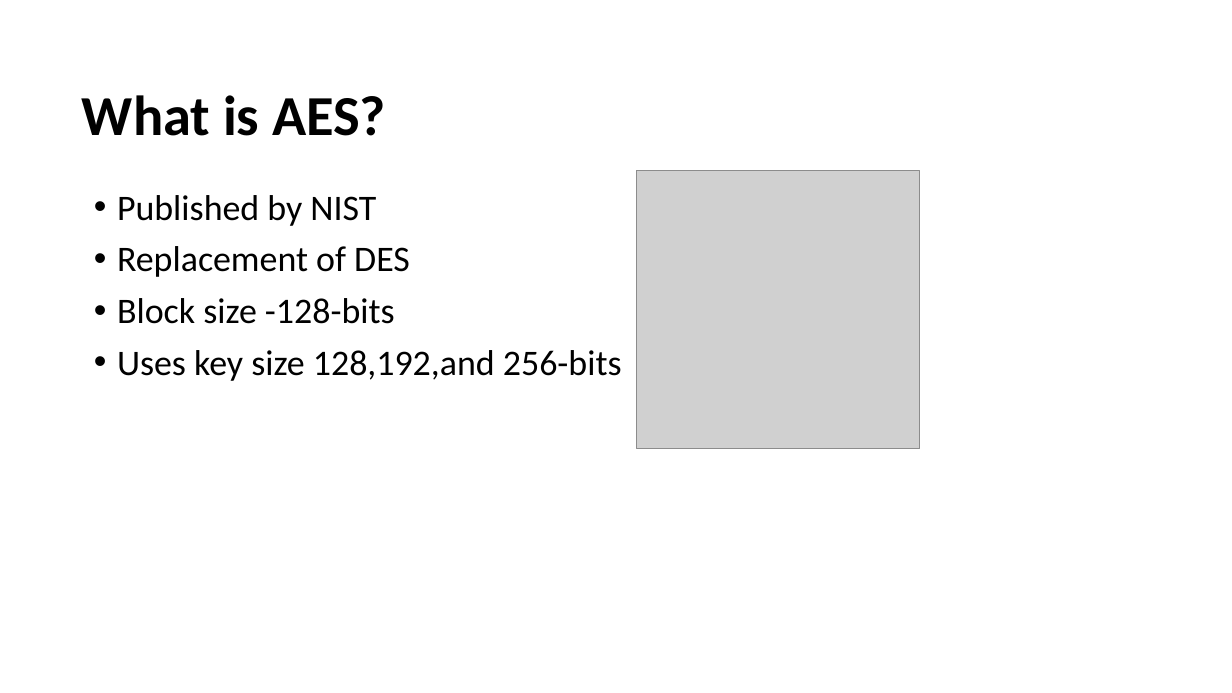
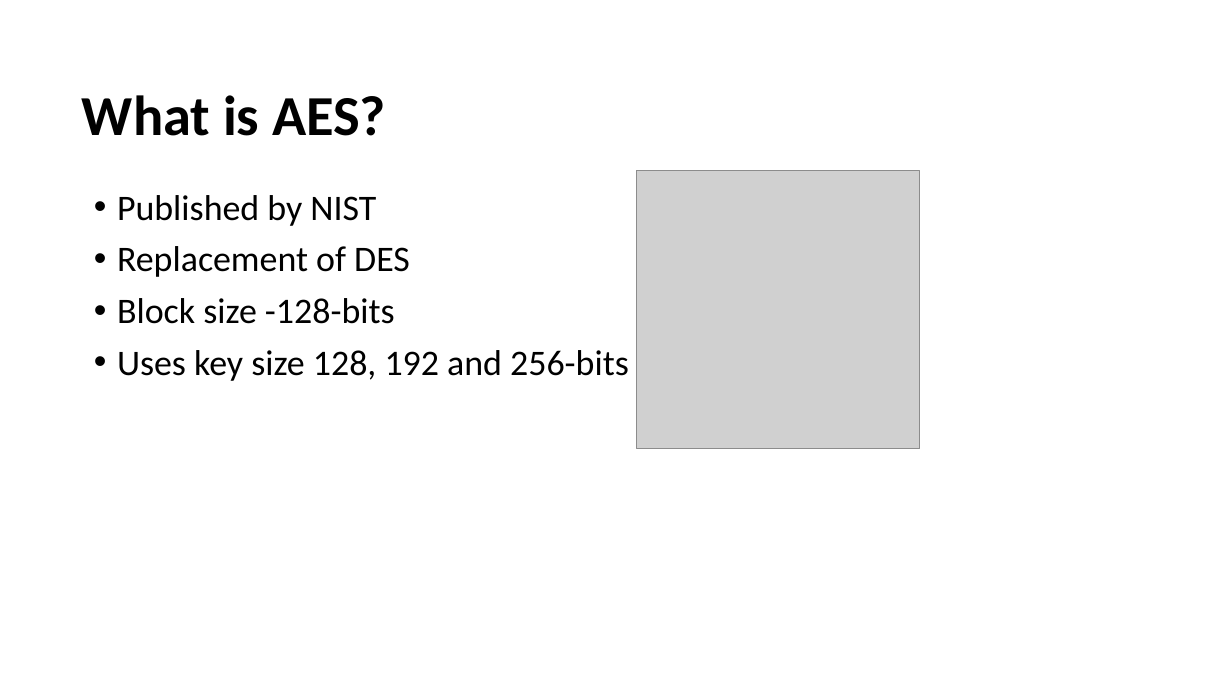
Before and after one commit to himajakethiri/securityalgorithm, a slide deck: slide 3 of Final Project/Advanced Encryption Standard(AES).pptx. Drawn at 1232x693 pixels with LibreOffice and Linux fonts; fonts in the diff are those of the drawing; grey boxes stand for pictures. Boxes give left, top, right and bottom in pixels: in the first picture for what was removed or moved away, otherwise in the second. Text is boxed around its words. In the diff, an @@ line names an element or a change of style, - is before the commit and + after.

```diff
--- a/Final Project/Advanced Encryption Standard(AES).pptx
+++ b/Final Project/Advanced Encryption Standard(AES).pptx
@@ text at [117, 350, 629, 381]: text changed @@
-• Uses key size 128,192,and 256-bits
+• Uses key size 128, 192 and 256-bits
```
Also in this commit, not shown: 3 other slides changed, 3 slides added, 3 slides removed.
